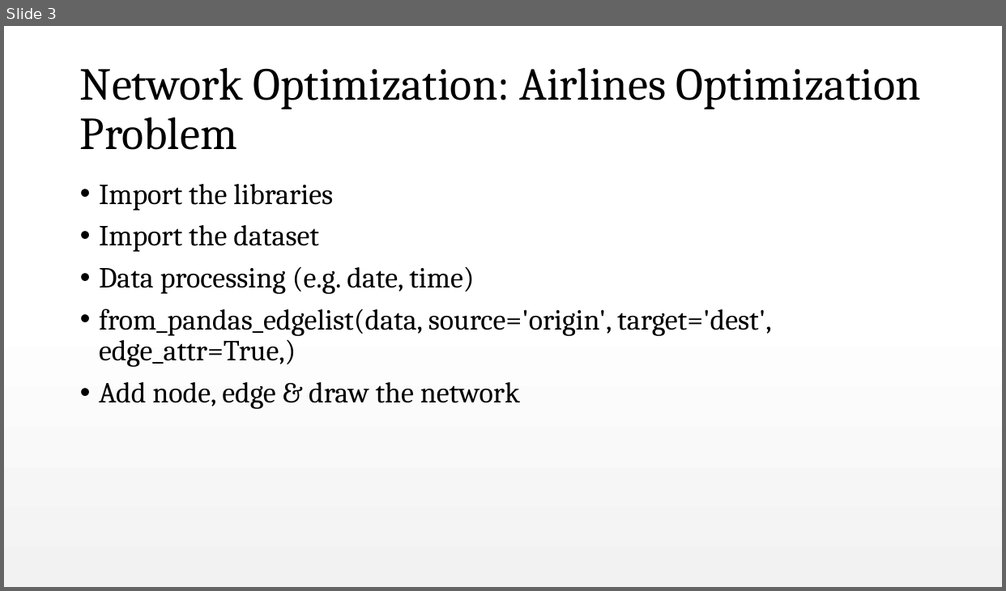
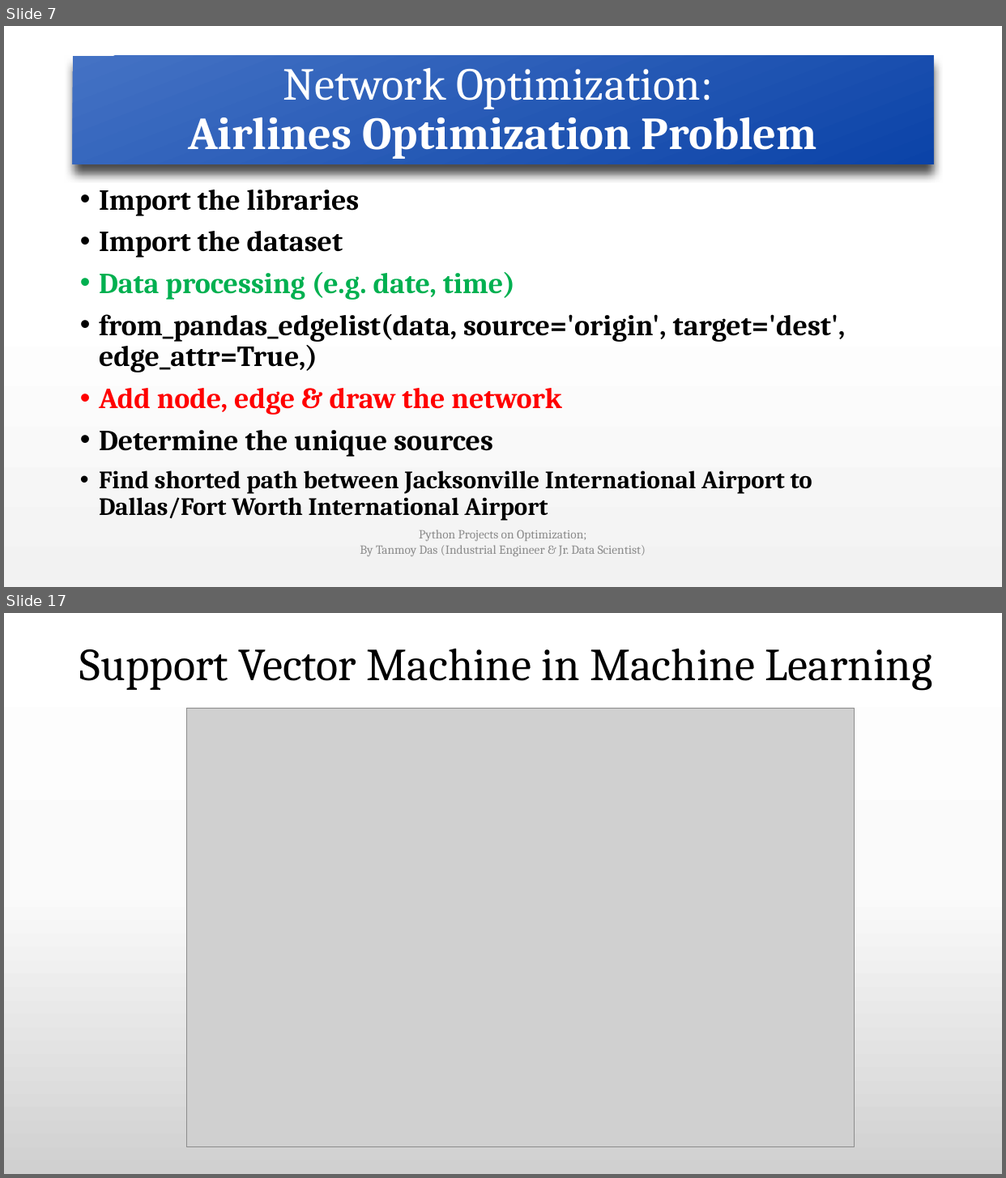
Before and after one commit to tanmoyie/Operations-Research-Theory, a slide deck: Python Projects on Optimization (Explanation).pptx. Shown one above the other, each under a label of ours: slide 3 before the commit, slides 7 and 17 after it; the slides between them are not shown. The pictures are 1006x591 and 1006x1178 pixels, drawn with LibreOffice and Linux fonts; fonts in the diff are those of the drawing; grey boxes stand for pictures. Boxes give left, top, right and bottom in pixels: in the first picture for what was removed or moved away, otherwise in the second. Text is boxed around its words. In the diff, an @@ line names an element or a change of style, - is before the commit and + after.

Commit message:
Python Projects on Optimization

```diff
--- a/Python Projects on Optimization (Explanation).pptx
+++ b/Python Projects on Optimization (Explanation).pptx
@@ slide 17 added at bbox=[4, 613, 1002, 1174], background gradient #FFFFFF to #FBFBFB to #D1D1D1 @@
@@ title added at bbox=[80, 648, 933, 690], 44 pt, text #000000 @@
+Support Vector Machine in Machine Learning
@@ picture added at bbox=[187, 708, 854, 1147] @@
@@ what was slide 3 is now slide 7 @@
@@ slide 7 changed as well @@
@@ title "Network Optimization: Airlines Optimization Problem": place and size @@
-title "Network Optimization: Airlines Optimization Problem" at bbox=[80, 67, 921, 150]
+title "Network Optimization: Airlines Optimization Problem" at bbox=[73, 56, 934, 165]
@@ title "Network Optimization: Airlines Optimization Problem" at bbox=[73, 56, 934, 165]: text colour #000000 to #FFFFFF; bold on in "Airlines Optimization Problem"; alignment left to centre; fill none to gradient #4472C4 to #0B44A9; shadow on @@
@@ text at bbox=[99, 190, 846, 415]: bold on in "Import the libraries", "Import the dataset", "Data processing (e.g. date, time)", "from_pandas_edgelist(data, source='origin', target='dest', e ..." and 1 more places; text colour #000000 to #00B050 in "Data processing (e.g. date, time)"; text colour #000000 to #FF0000 in "Add node, edge & draw the network" @@
@@ text at bbox=[99, 430, 812, 521]: paragraphs added @@
+• Determine the unique sources
+• Find shorted path between Jacksonville International Airport to Dallas/Fort Worth International Airport
@@ text added at bbox=[360, 530, 646, 557], 12 pt, text #8C8C8C @@
+Python Projects on Optimization;
+By Tanmoy Das (Industrial Engineer & Jr. Data Scientist)
```
Also in this commit, not shown: 2 other slides changed, 16 other slides added, 4 other files.
